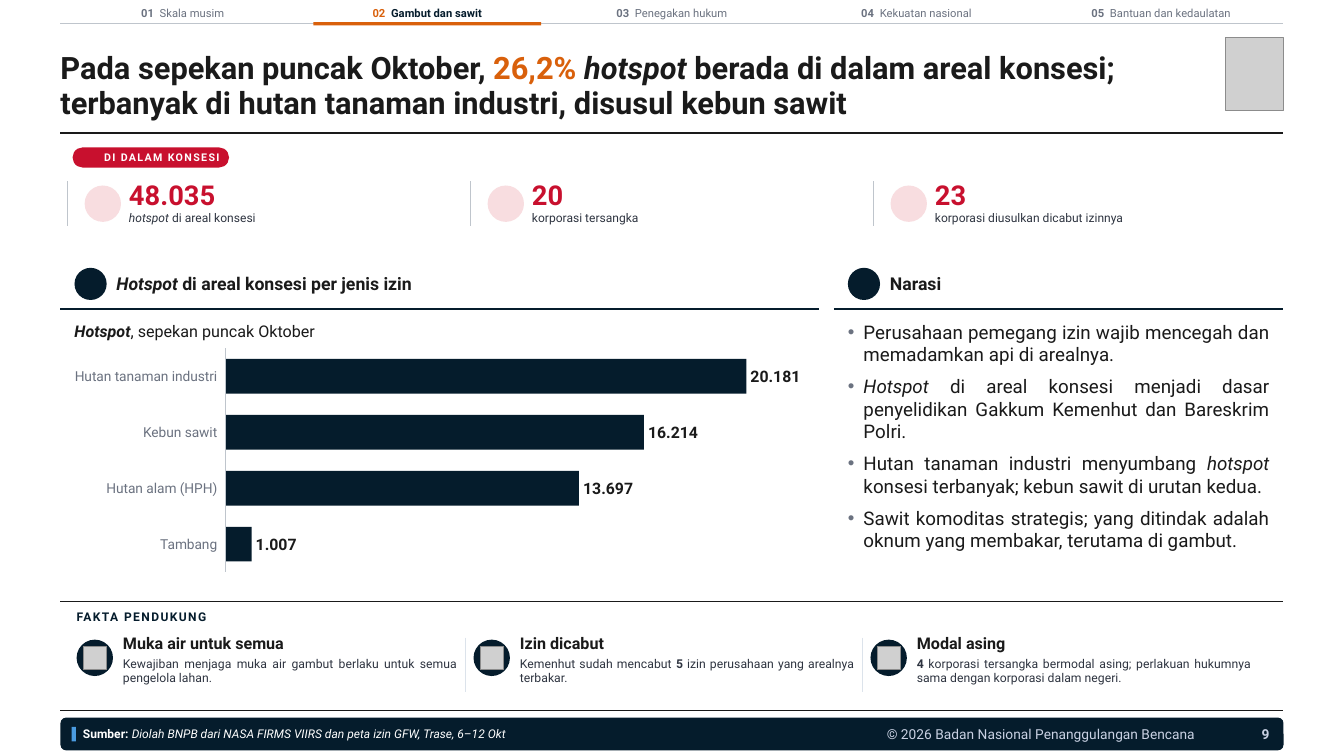
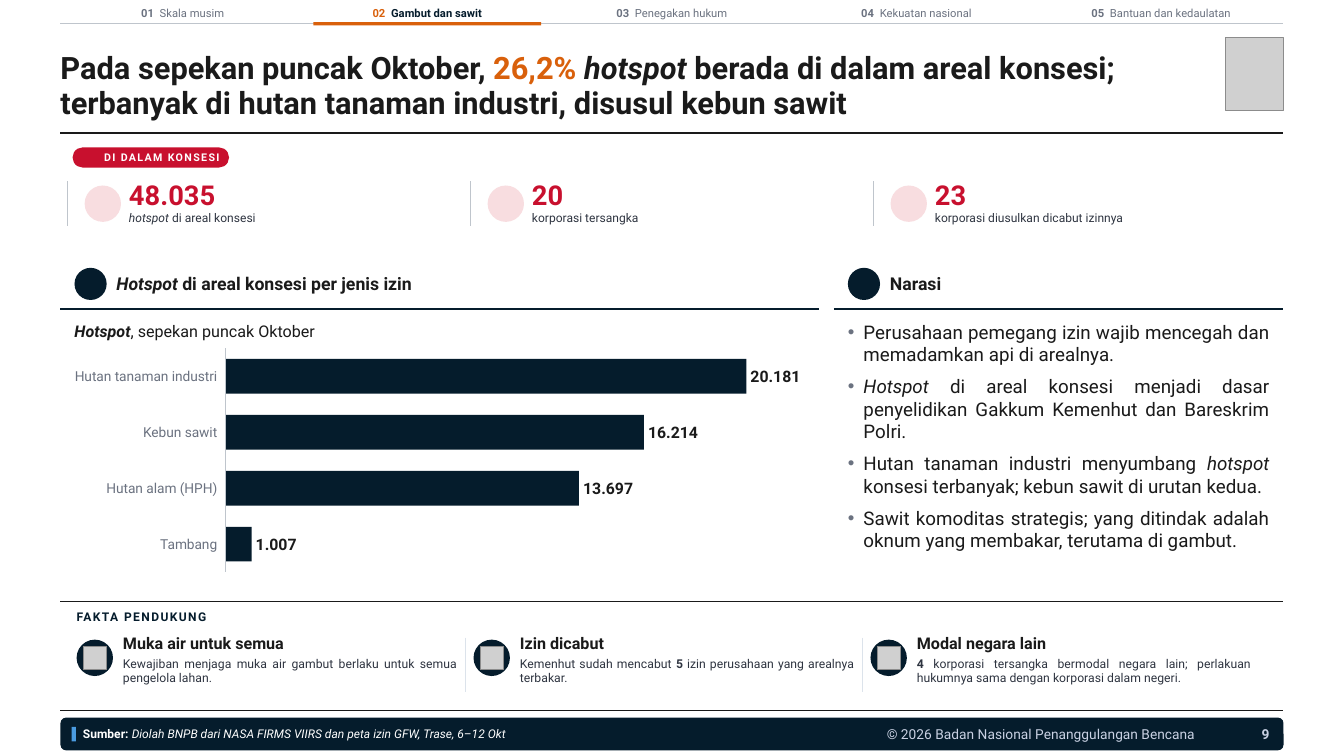
Before and after one commit to terasurbannetwork/poskokarhutla, a slide deck: slide 9 of data/laporan-bnpb/narasi-publik-karhutla-041126/Brief Narasi Publik Karhutla 041126.pptx. Drawn at 1344x756 pixels with LibreOffice and Linux fonts; fonts in the diff are those of the drawing; grey boxes stand for pictures; background and template pictures are left out. Boxes give left, top, right and bottom in pixels: in the first picture for what was removed or moved away, otherwise in the second. Text is boxed around its words. In the diff, an @@ line names an element or a change of style, - is before the commit and + after.

```diff
--- a/data/laporan-bnpb/narasi-publik-karhutla-041126/Brief Narasi Publik Karhutla 041126.pptx
+++ b/data/laporan-bnpb/narasi-publik-karhutla-041126/Brief Narasi Publik Karhutla 041126.pptx
@@ text at <box>917,659,1250,685</box>: text changed @@
-4 korporasi tersangka bermodal asing; perlakuan hukumnya sama dengan korporasi dalam negeri.
+4 korporasi tersangka bermodal negara lain; perlakuan hukumnya sama dengan korporasi dalam negeri.
@@ text at <box>917,637,1046,653</box>: text changed @@
-Modal asing
+Modal negara lain
```
Also in this commit, not shown: 8 other slides changed, 3 other files.
